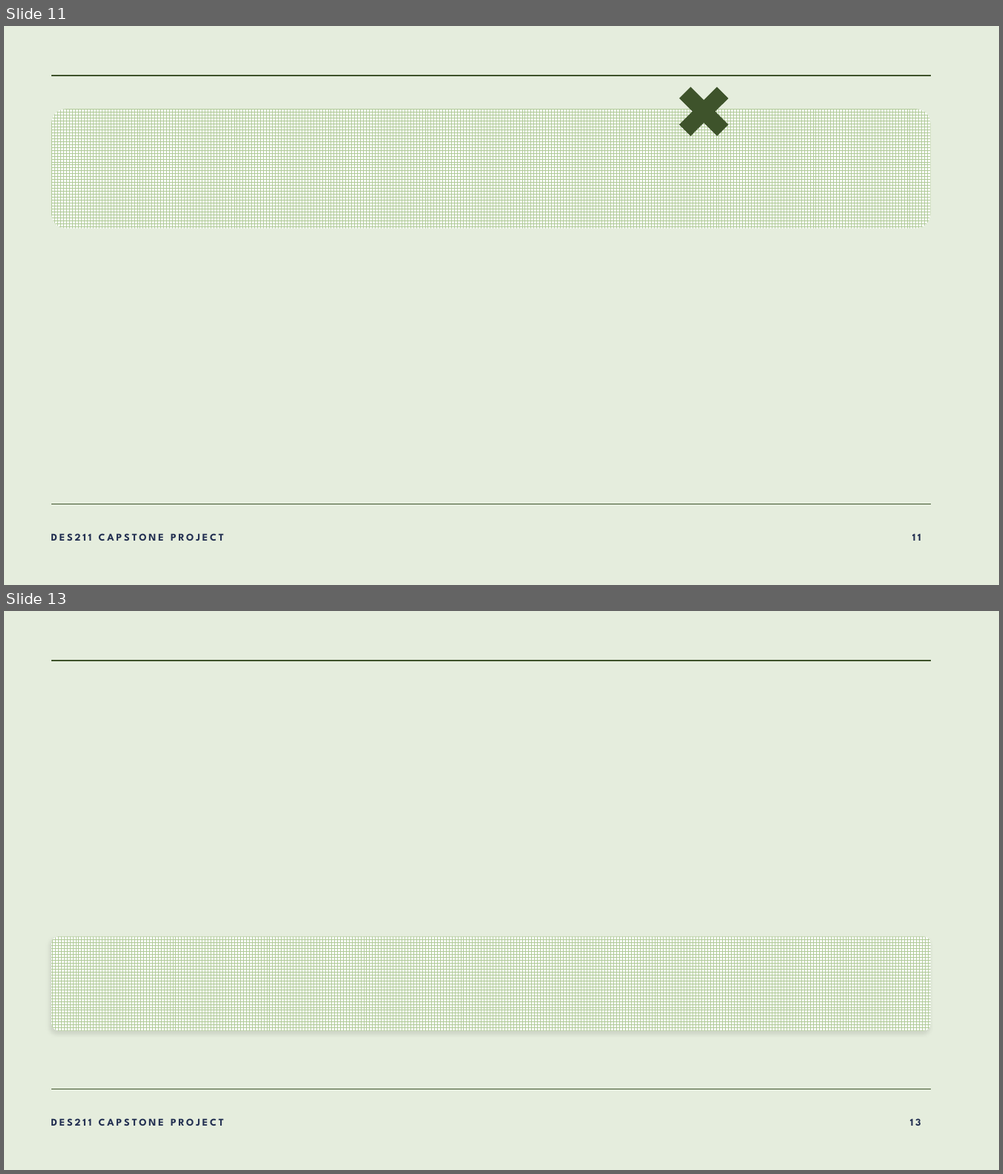
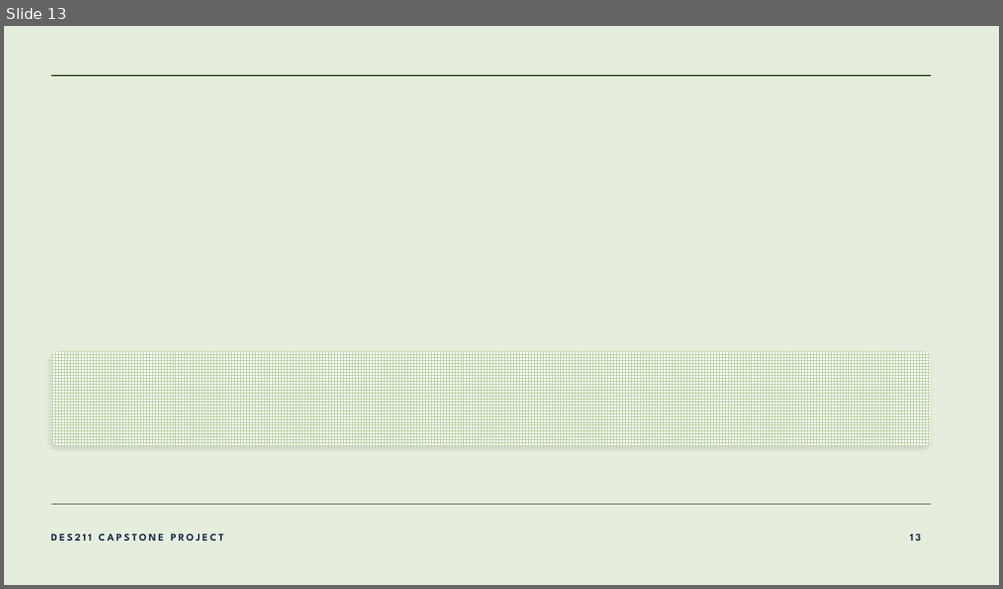
Before and after one commit to lalitm1004/DES211-CCD, a slide deck: presentation.pptx. Shown one above the other, each under a label of ours: slides 11 and 13 before the commit, slide 13 after it; the slides between them are not shown. The pictures are 1003x1174 and 1003x589 pixels, drawn with LibreOffice and Linux fonts; fonts in the diff are those of the drawing; background and template pictures are left out. Boxes give left, top, right and bottom in pixels: in the first picture for what was removed or moved away, otherwise in the second. Text is boxed around its words. In the diff, an @@ line names an element or a change of style, - is before the commit and + after.

```diff
--- a/presentation.pptx
+++ b/presentation.pptx
@@ slide 11 removed at (x1=4, y1=26, x2=999, y2=585), background #E5EDDD; not listed: 2 template elements that a slide beside it also shows @@
@@ plus removed at (x1=666, y1=74, x2=742, y2=150) @@
@@ rounded rectangle removed at (x1=52, y1=109, x2=930, y2=228) @@
@@ text removed at (x1=51, y1=534, x2=224, y2=541) @@
-DES211 CAPSTONE PROJECT
@@ page number removed at (x1=912, y1=534, x2=921, y2=541) @@
-11
```
Also in this commit, not shown: 3 slides changed, 3 slides added, 1 other slide removed.
